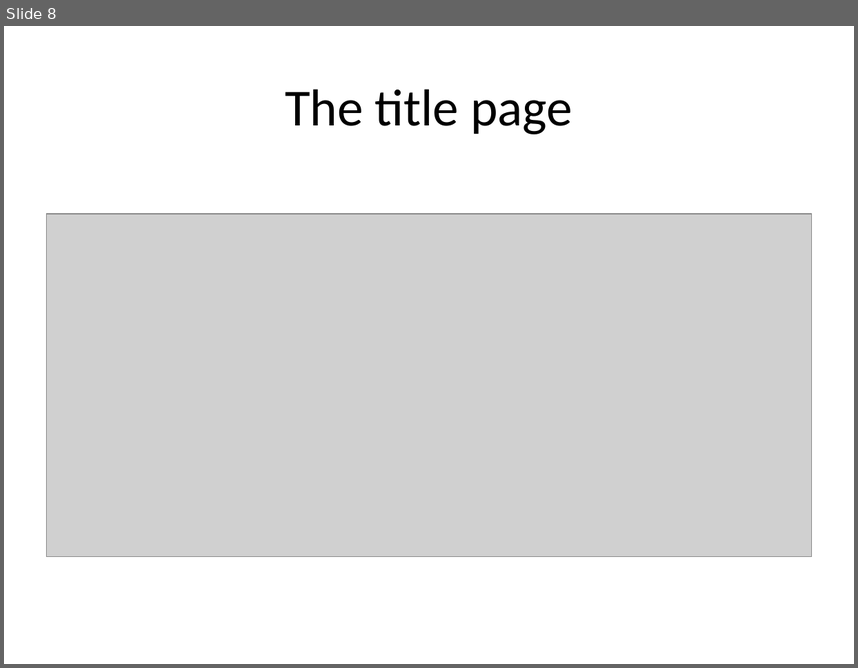
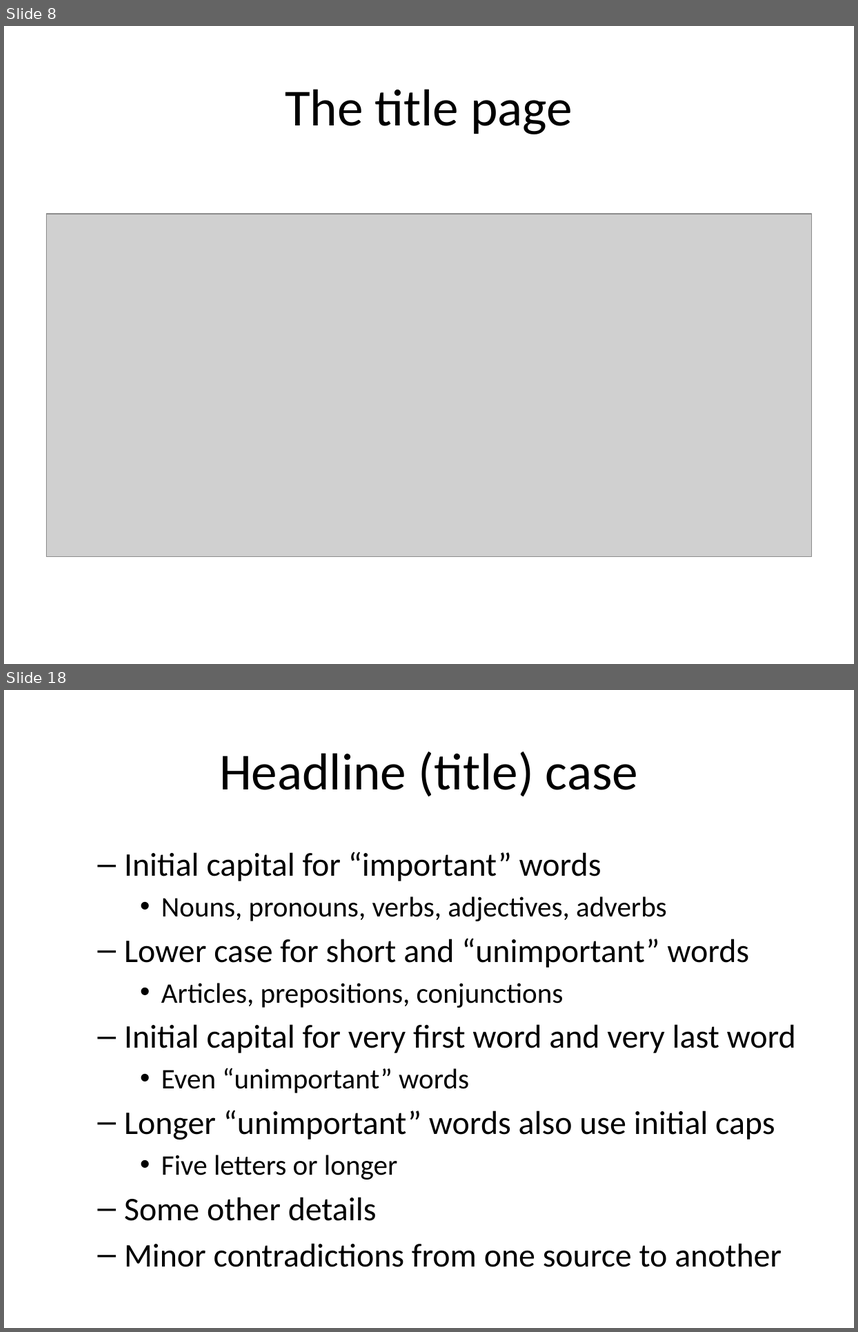
Before and after one commit to classes-medb/5510, a slide deck: src/video07-formatting-your-literature-review.pptx. Shown one above the other, each under a label of ours: slide 8 before the commit, slides 8 and 18 after it; the slides between them are not shown. The pictures are 858x668 and 858x1332 pixels, drawn with LibreOffice and Linux fonts; fonts in the diff are those of the drawing; grey boxes stand for pictures. Boxes give left, top, right and bottom in pixels: in the first picture for what was removed or moved away, otherwise in the second. Text is boxed around its words. In the diff, an @@ line names an element or a change of style, - is before the commit and + after.

```diff
--- a/src/video07-formatting-your-literature-review.pptx
+++ b/src/video07-formatting-your-literature-review.pptx
@@ slide 18 added at [4, 690, 854, 1328], background #FFFFFF @@
@@ title added at [219, 751, 638, 797], 44 pt, text #000000 @@
+Headline (title) case
@@ text added at [124, 851, 796, 1267], 28 pt, text #000000 @@
+  – Initial capital for “important” words
+    • Nouns, pronouns, verbs, adjectives, adverbs
+  – Lower case for short and “unimportant” words
+    • Articles, prepositions, conjunctions
+  – Initial capital for very first word and very last word
+    • Even “unimportant” words
+  – Longer “unimportant” words also use initial caps
+    • Five letters or longer
+  – Some other details
+  – Minor contradictions from one source to another
```
Also in this commit, not shown: 8 other slides added, 6 other files.
